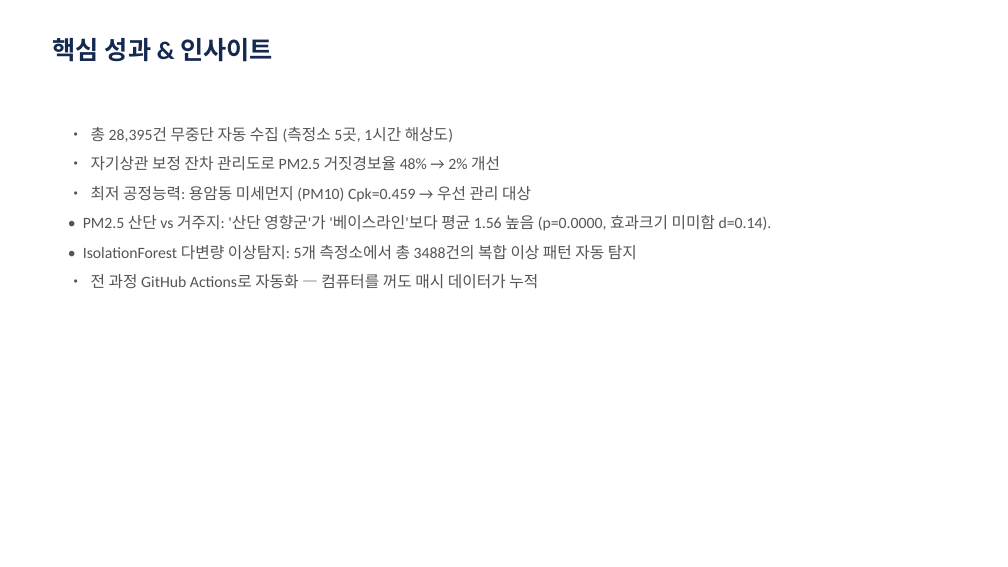
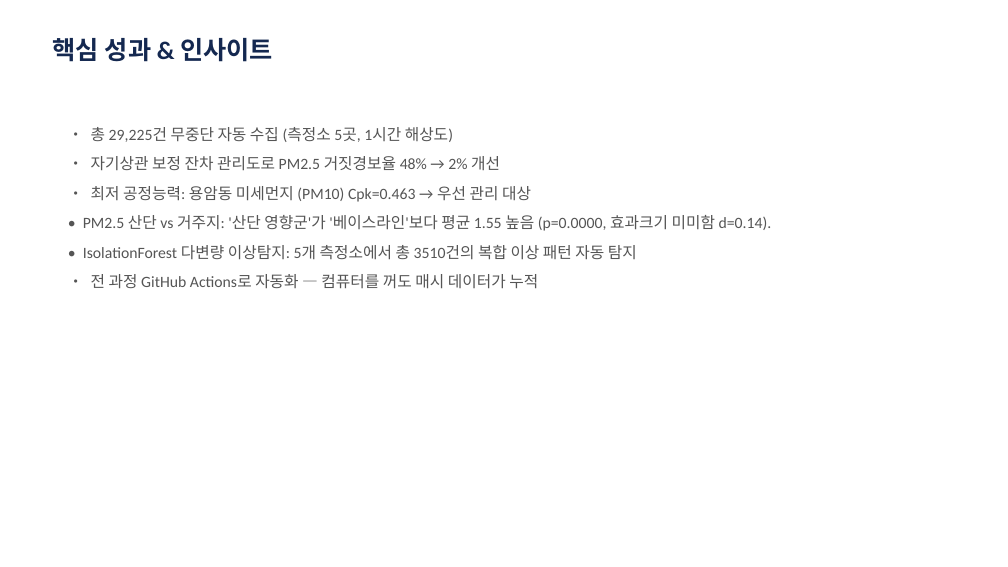
Before and after one commit to robinho0329/chungbuk-air-quality-monitor, a slide deck: slide 7 of reports/portfolio/latest.pptx. Drawn at 1008x567 pixels with LibreOffice and Linux fonts; fonts in the diff are those of the drawing. Boxes give left, top, right and bottom in pixels: in the first picture for what was removed or moved away, otherwise in the second. Text is boxed around its words. In the diff, an @@ line names an element or a change of style, - is before the commit and + after.

```diff
--- a/reports/portfolio/latest.pptx
+++ b/reports/portfolio/latest.pptx
@@ text at box(91, 127, 453, 142): text changed @@
-• 총 28,395건 무중단 자동 수집 (측정소 5곳, 1시간 해상도)
+• 총 29,225건 무중단 자동 수집 (측정소 5곳, 1시간 해상도)
@@ text at box(83, 186, 772, 260): text changed @@
-• 최저 공정능력: 용암동 미세먼지 (PM10) Cpk=0.459 → 우선 관리 대상
-• PM2.5 산단 vs 거주지: '산단 영향군'가 '베이스라인'보다 평균 1.56 높음 (p=0.0000, 효과크기 미미함 d=0.14).
-• IsolationForest 다변량 이상탐지: 5개 측정소에서 총 3488건의 복합 이상 패턴 자동 탐지
+• 최저 공정능력: 용암동 미세먼지 (PM10) Cpk=0.463 → 우선 관리 대상
+• PM2.5 산단 vs 거주지: '산단 영향군'가 '베이스라인'보다 평균 1.55 높음 (p=0.0000, 효과크기 미미함 d=0.14).
+• IsolationForest 다변량 이상탐지: 5개 측정소에서 총 3510건의 복합 이상 패턴 자동 탐지
```
Also in this commit, not shown: 1 other slide changed, 1 other file.
